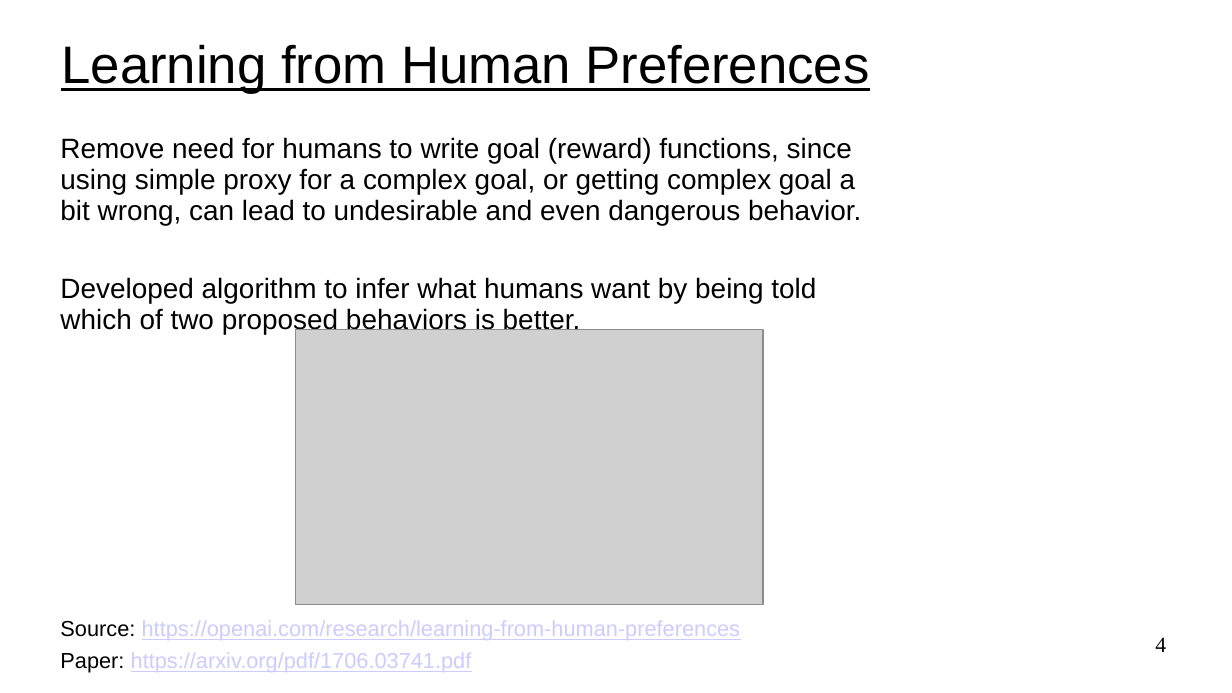
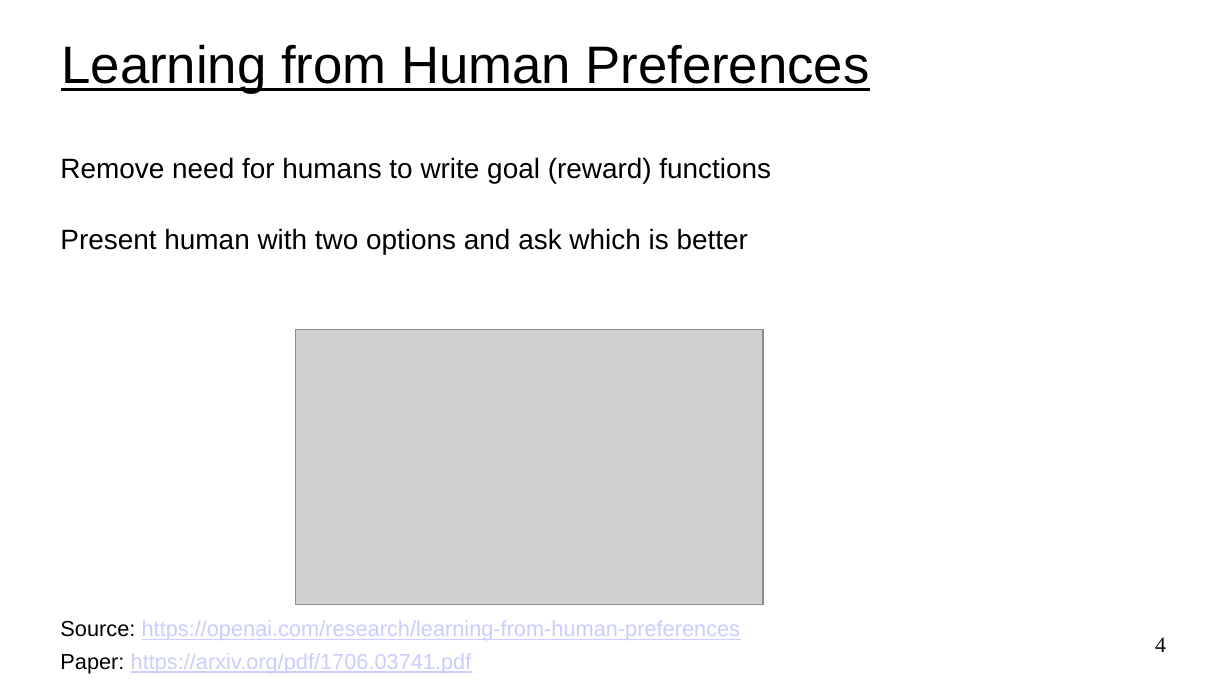
Before and after one commit to UVADS/reinforcement_learning, a slide deck: slide 4 of 11_rl_human_feedback/rlhf.ppt. Drawn at 1232x693 pixels with LibreOffice and Linux fonts; fonts in the diff are those of the drawing; grey boxes stand for pictures. Boxes give left, top, right and bottom in pixels: in the first picture for what was removed or moved away, otherwise in the second. Text is boxed around its words. In the diff, an @@ line names an element or a change of style, - is before the commit and + after.

```diff
--- a/11_rl_human_feedback/rlhf.ppt
+++ b/11_rl_human_feedback/rlhf.ppt
@@ text at <box>60,157,771,254</box>: text changed @@
-Remove need for humans to write goal (reward) functions, since using simple proxy for a complex goal, or getting complex goal a bit wrong, can lead to undesirable and even dangerous behavior.
-Developed algorithm to infer what humans want by being told which of two proposed behaviors is better.
+Remove need for humans to write goal (reward) functions
+Present human with two options and ask which is better
```
Also in this commit, not shown: 10 other slides changed, 3 slides added, 1 slide removed, 1 other file.
